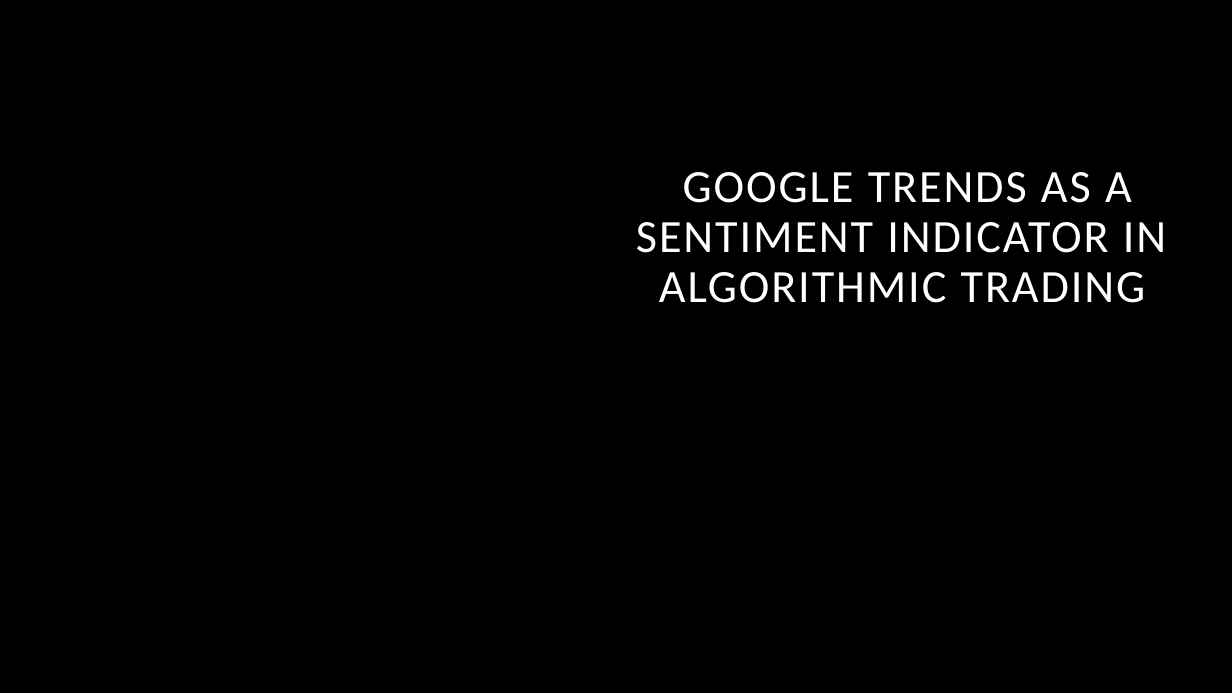
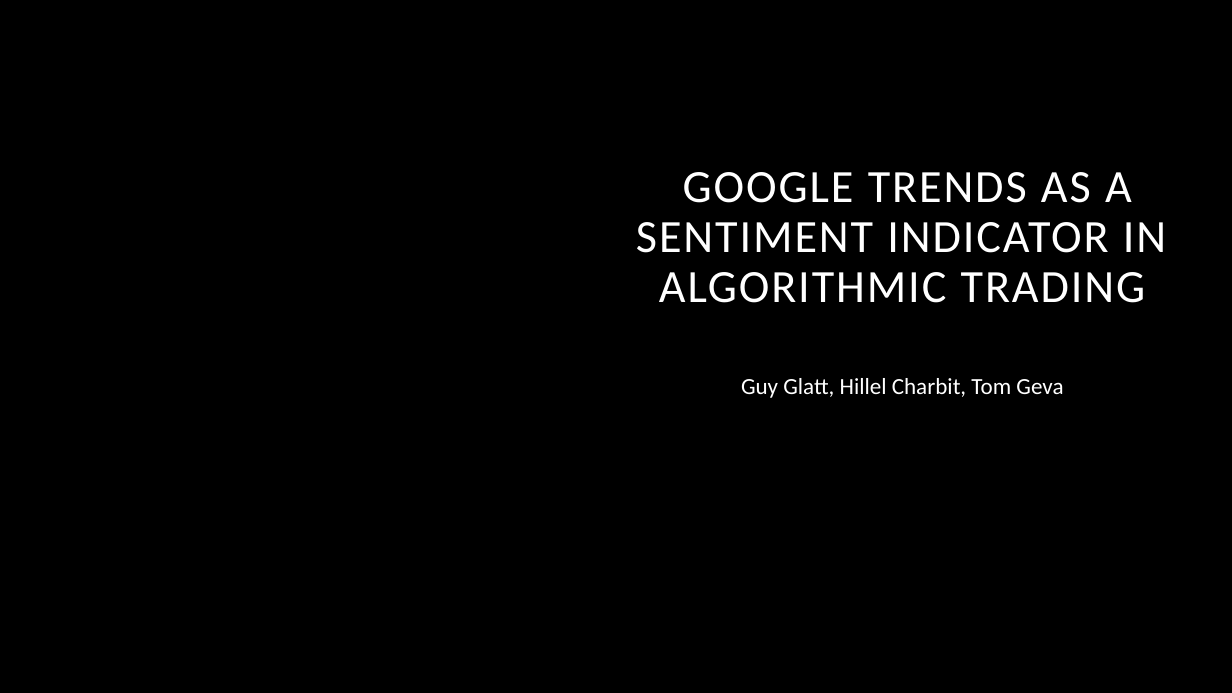
Before and after one commit to HillelCharbit/Trading-Algorithm-Project---google-trends, a slide deck: slide 1 of presentation/Google Trends as a Sentiment Indicator in Algorithmic - less verbal.pptx. Drawn at 1232x693 pixels with LibreOffice and Linux fonts; fonts in the diff are those of the drawing; background and template pictures are left out. Boxes give left, top, right and bottom in pixels: in the first picture for what was removed or moved away, otherwise in the second. Text is boxed around its words. In the diff, an @@ line names an element or a change of style, - is before the commit and + after.

```diff
--- a/presentation/Google Trends as a Sentiment Indicator in Algorithmic - less verbal.pptx
+++ b/presentation/Google Trends as a Sentiment Indicator in Algorithmic - less verbal.pptx
@@ text added at box(741, 378, 1063, 398), 18 pt, text #FFFFFF @@
+Guy Glatt, Hillel Charbit, Tom Geva
```
Also in this commit, not shown: 4 other slides changed, 2 slides added, 4 slides removed, 3 other files.
